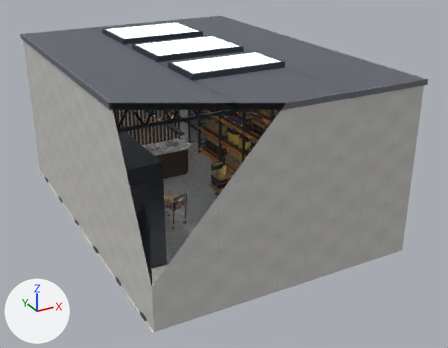
An edit to the glTF model assets/models/warehouse_club.glb, drawn before and after from the same camera.
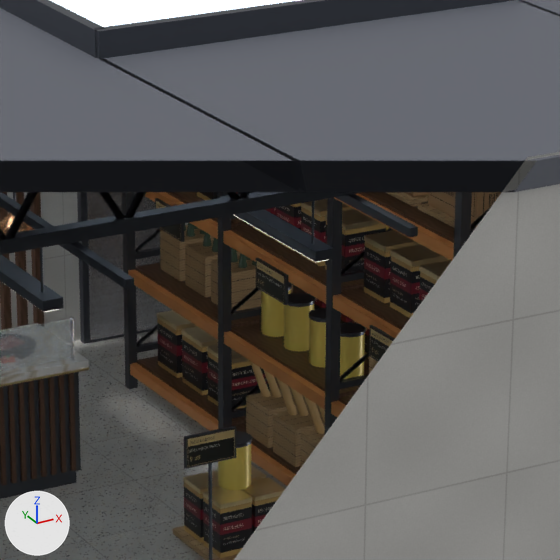
There are two pictures of each version: one whole from a camera (50 mm lens) standing at (-28.2, -56.9, 32.0) and looking at (1.8, -2.3, 4.7), one close up on the part from 38% to 66% of the width and 19% to 55% of the height. The lights are fixed; the arrows at lower left show +X, +Y and +Z. The first two pictures are the older version. Everything nearer to the camera than a plane just in front of the edit is cut away.

Objects in the first close-up: 'BrushedBrass', 'BrushedStainless', 'ClubRackOrange', 'ConcreteWalls', 'DarkTrussSteel', 'DarkWalnutMillwork', 'PetTreatTubs', 'RoofDeckDark', 'SkylightSky', 'TerrazzoFloor', 'WoodenPallets', 'YellowSnackCans' and 9 more.
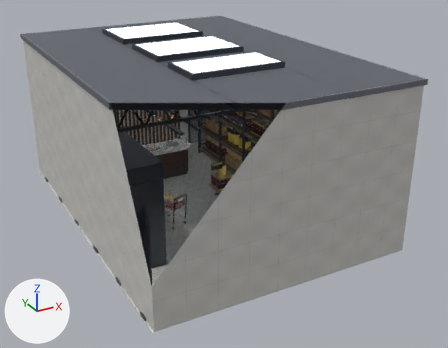
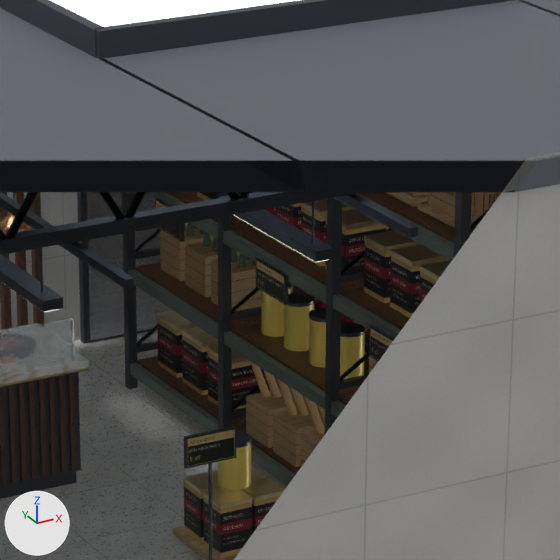
What differs and where, as boxes [x1, y1, x2, y2] in the close-ups (560 x 560 px):
'ClubRackOrange', recoloured: [128, 192, 454, 486] in both

The change in detail:
Material 'ElowenForestBronze' (mat_elowenforestbronze) is new.
Its base color is (0.18, 0.22, 0.19) (grey #768179).
Its metallic is 0.35.
Its roughness is 0.44.
me_clubrackorange has 256 vertices, 384 faces and spans x 7.4..12.4, y -8.8..15.1, z 0.5..9.8.
me_clubrackorange no longer uses material mat_clubrackorange (orange #efa25d).
me_clubrackorange gains material mat_elowenforestbronze (grey #768179).
